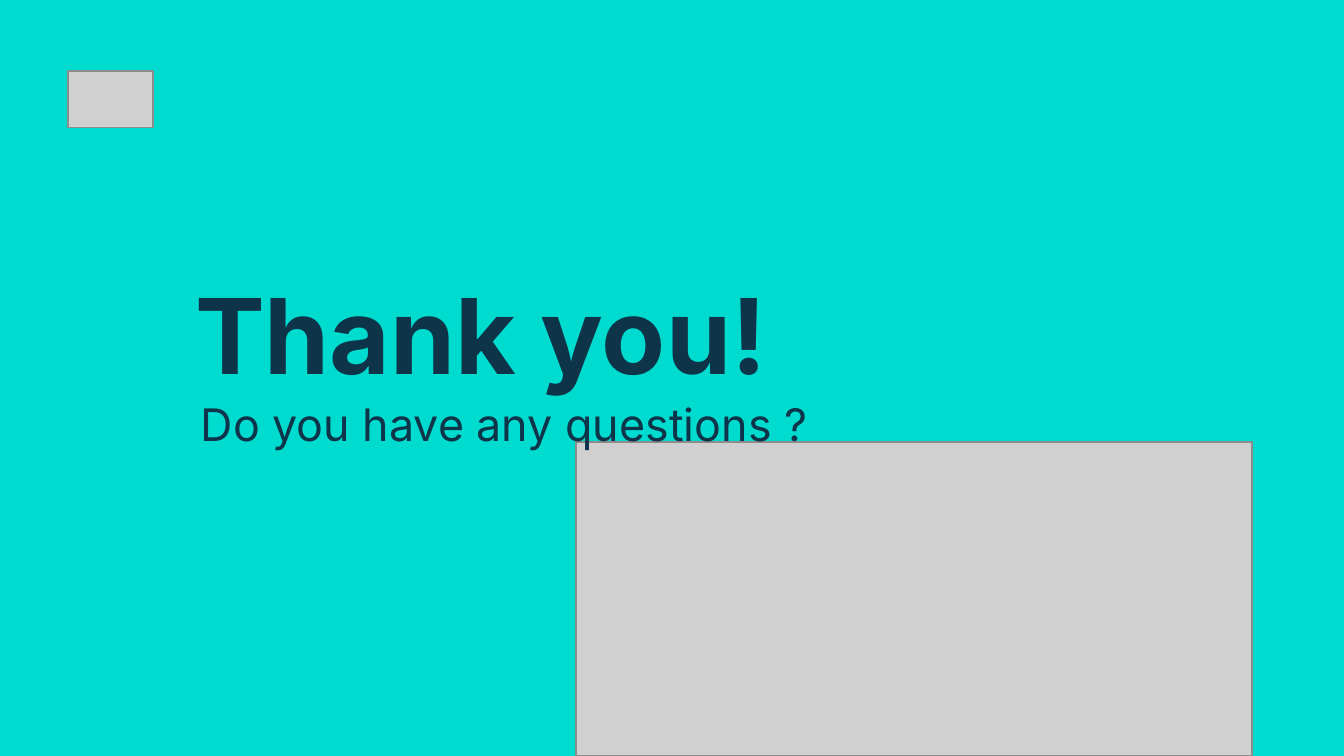
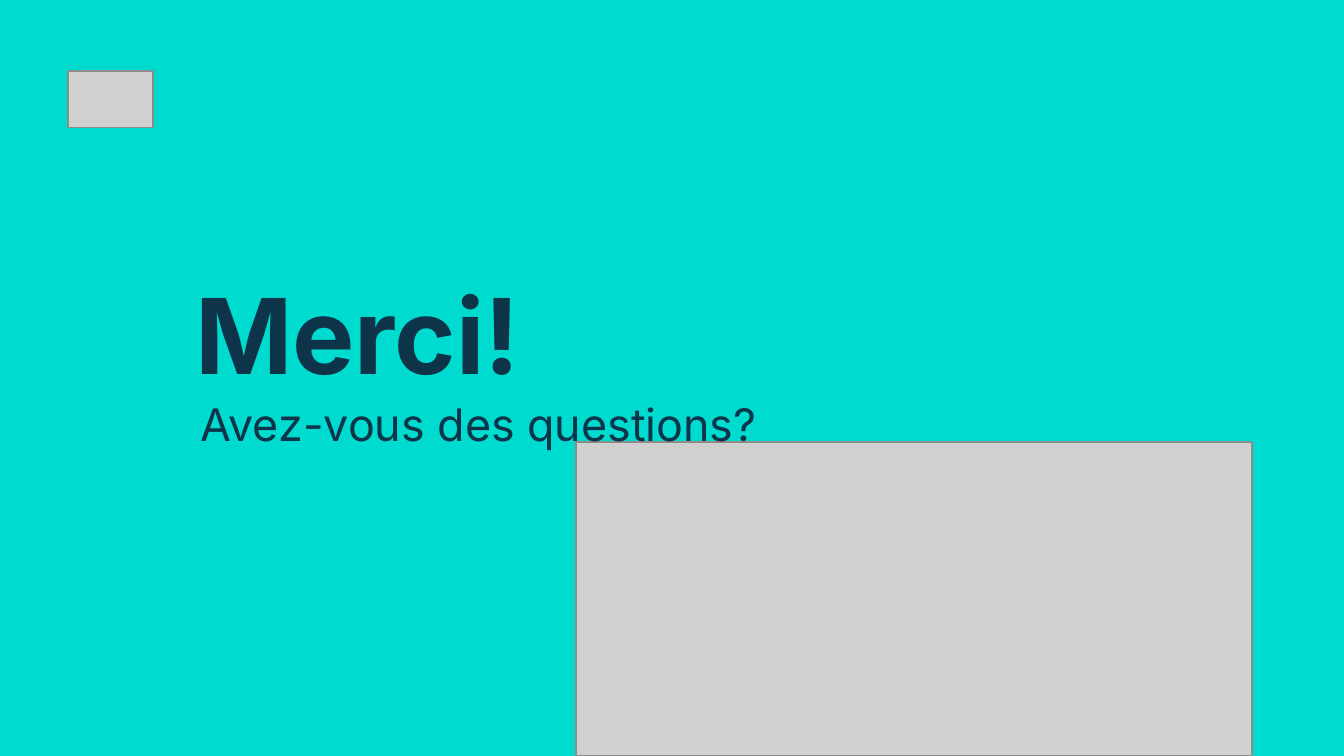
Before and after one commit to AgaHei/Spam-Detector, a slide deck: slide 17 of Project_AT&T_AH.pptx (slide 19 before the commit). Drawn at 1344x756 pixels with LibreOffice and Linux fonts; fonts in the diff are those of the drawing; grey boxes stand for pictures. Boxes give left, top, right and bottom in pixels: in the first picture for what was removed or moved away, otherwise in the second. Text is boxed around its words. In the diff, an @@ line names an element or a change of style, - is before the commit and + after.

```diff
--- a/Project_AT&T_AH.pptx
+++ b/Project_AT&T_AH.pptx
@@ title at [195,294,520,375]: text changed @@
-Thank you!
+Merci!
@@ title at [201,407,756,451]: text changed @@
-Do you have any questions ?
+Avez-vous des questions?
```
Also in this commit, not shown: 6 other slides changed, 10 slides added, 12 slides removed, 1 other file.
